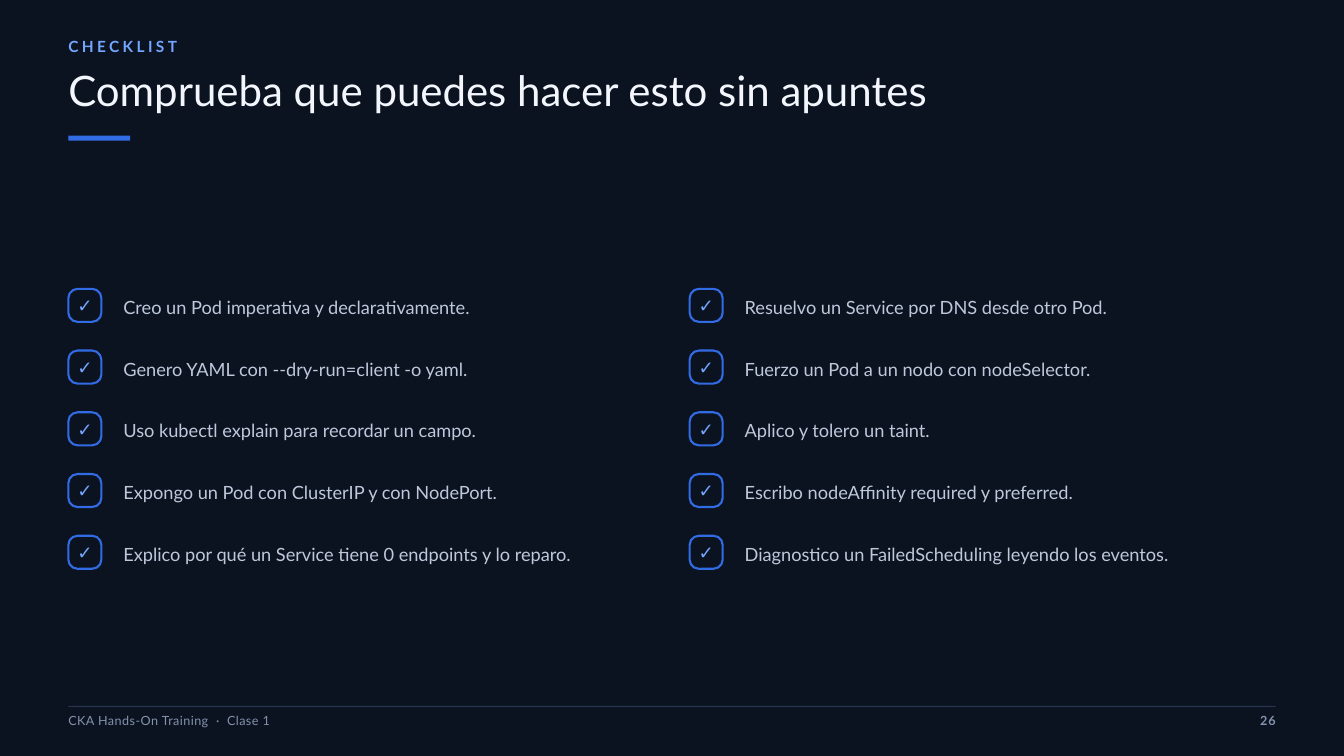
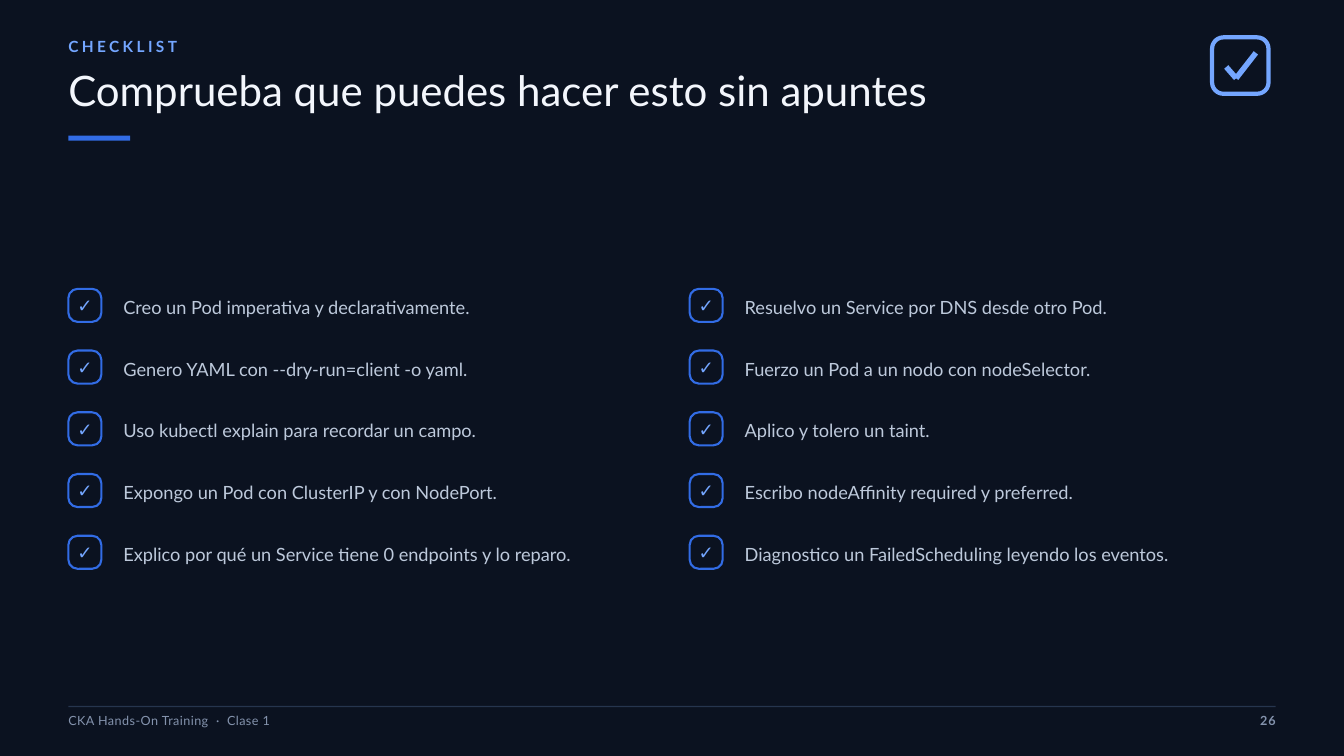
Before and after one commit to brettsacuna/CKA-TRAINING, a slide deck: slide 26 of CLASE-01/01-CLASE-01-CKA.pptx. Drawn at 1344x756 pixels with LibreOffice and Linux fonts; fonts in the diff are those of the drawing. Boxes give left, top, right and bottom in pixels: in the first picture for what was removed or moved away, otherwise in the second. Text is boxed around its words. In the diff, an @@ line names an element or a change of style, - is before the commit and + after.

```diff
--- a/CLASE-01/01-CLASE-01-CKA.pptx
+++ b/CLASE-01/01-CLASE-01-CKA.pptx
@@ rounded rectangle added at bbox=[1213, 37, 1269, 94], outline #74A6FF 3 pt @@
@@ line added from (1236, 79) to (1256, 52), #74A6FF 3.9 pt @@
@@ line added from (1227, 67) to (1236, 79), #74A6FF 3.9 pt @@
```
Also in this commit, not shown: 26 other slides changed, 48 other files.
